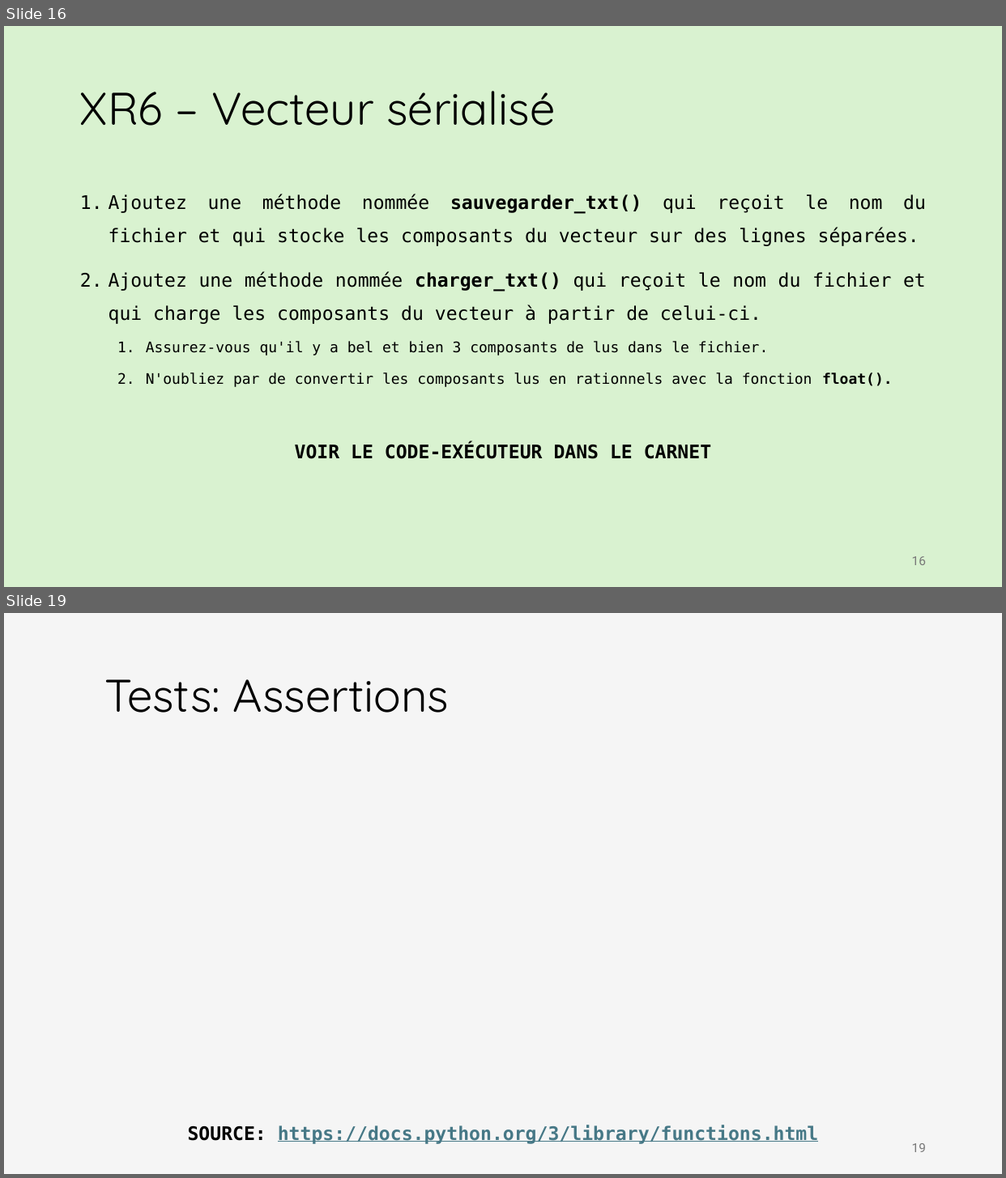
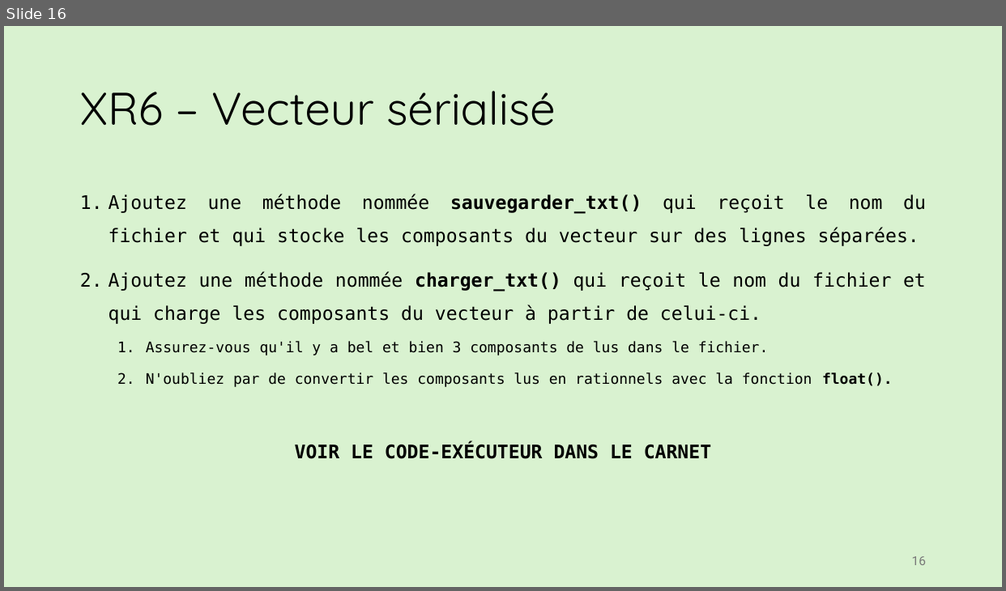
Before and after one commit to iannickgagnon/sagedays_iannick_2026, a slide deck: python_2/presentation_python_2.pptx. Shown one above the other, each under a label of ours: slides 16 and 19 before the commit, slide 16 after it; the slides between them are not shown. The pictures are 1006x1178 and 1006x591 pixels, drawn with LibreOffice and Linux fonts; fonts in the diff are those of the drawing; grey boxes stand for pictures. Boxes give left, top, right and bottom in pixels: in the first picture for what was removed or moved away, otherwise in the second. Text is boxed around its words. In the diff, an @@ line names an element or a change of style, - is before the commit and + after.

```diff
--- a/python_2/presentation_python_2.pptx
+++ b/python_2/presentation_python_2.pptx
@@ slide 19 removed at <box>4,613,1002,1174</box>, background #F5F5F5 @@
@@ title removed at <box>105,679,450,713</box> @@
-Tests: Assertions
@@ text removed at <box>188,1125,818,1144</box> @@
-SOURCE: https://docs.python.org/3/library/functions.html
@@ page number removed at <box>912,1144,926,1152</box> @@
-19
```
Also in this commit, not shown: 1 slide changed, 2 slides added, 29 other slides removed.
